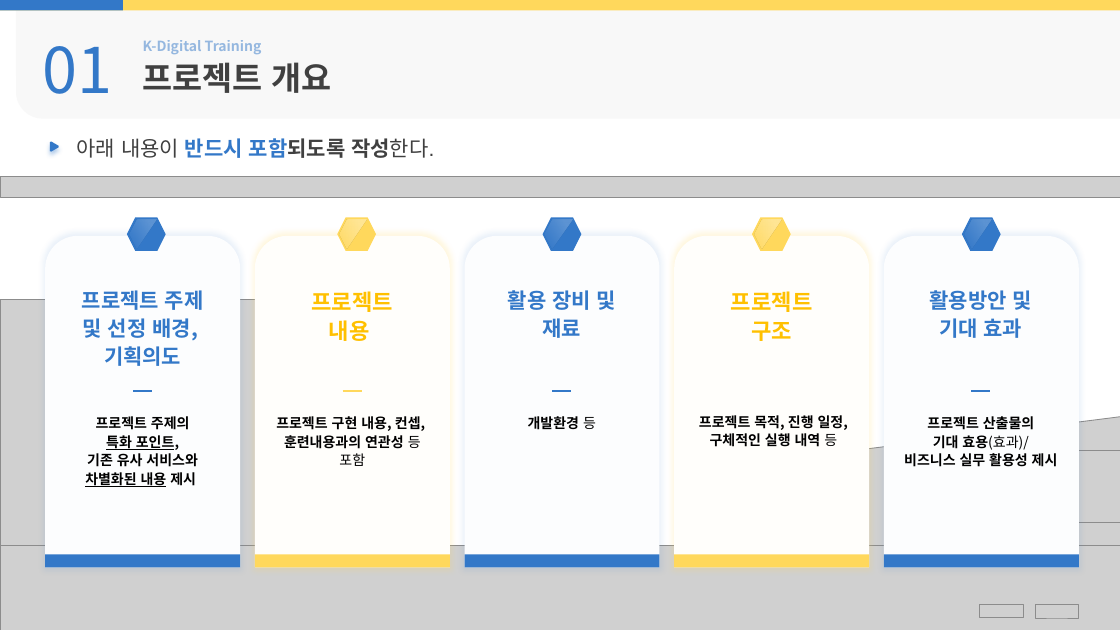
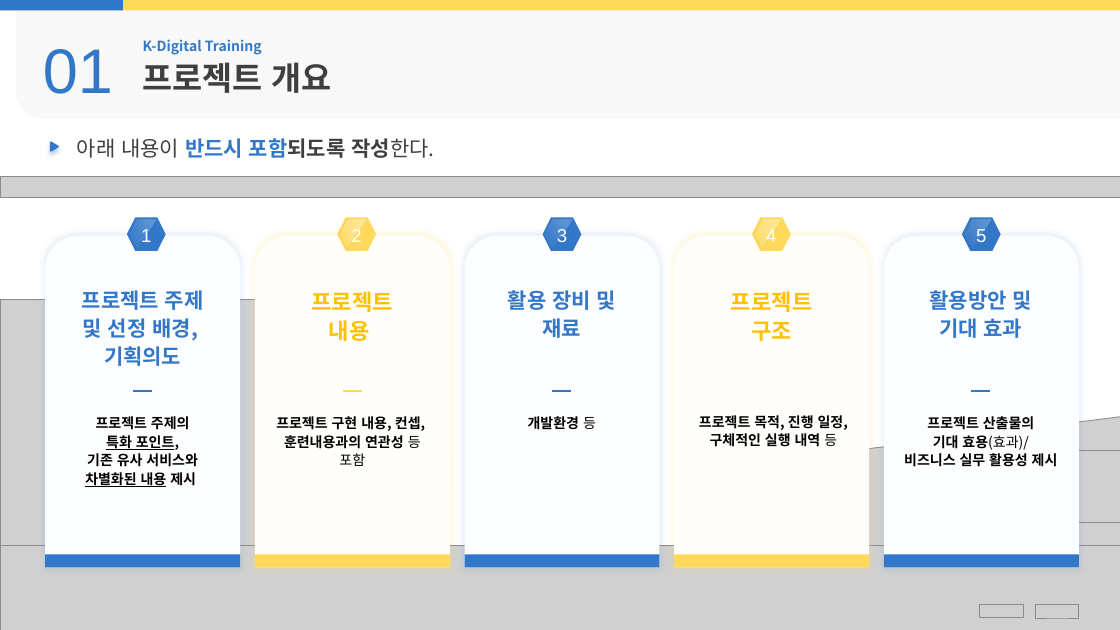
Before and after one commit to Jayk1220/1stTeamProject, a slide deck: slide 5 of etc/노동부별첨2-2] 팀별 프로젝트 결과보고서.pptx. Drawn at 1120x630 pixels with LibreOffice and Linux fonts; fonts in the diff are those of the drawing; grey boxes stand for pictures; background and template pictures are left out. Boxes give left, top, right and bottom in pixels: in the first picture for what was removed or moved away, otherwise in the second. Text is boxed around its words. In the diff, an @@ line names an element or a change of style, - is before the commit and + after.

```diff
--- a/etc/노동부별첨2-2] 팀별 프로젝트 결과보고서.pptx
+++ b/etc/노동부별첨2-2] 팀별 프로젝트 결과보고서.pptx
@@ round rect at bbox=[16, 7, 1120, 119]: mirrored; rotation 0 to 180 degrees @@
@@ text "K-Digital Training" at bbox=[143, 39, 262, 55]: text colour #3378C8 at 50% opacity to #3378C8 @@
@@ text "프로젝트 개요" at bbox=[143, 62, 332, 93]: text colour #404040 to #3F3F3F @@
@@ proportions changed in 10 elements at bbox=[675, 236, 870, 568], bbox=[753, 218, 791, 250], bbox=[45, 236, 240, 568], bbox=[128, 218, 166, 250], bbox=[255, 236, 450, 568], bbox=[338, 218, 376, 250], bbox=[465, 236, 660, 568], bbox=[544, 218, 581, 250], bbox=[884, 236, 1079, 568], bbox=[963, 218, 1001, 250] @@
@@ font Noto Sans CJK KR to Arial in 6 elements at bbox=[43, 49, 113, 94], bbox=[766, 229, 776, 242], bbox=[141, 229, 151, 242], bbox=[351, 229, 361, 242], bbox=[557, 229, 567, 242], bbox=[976, 229, 986, 242] @@
```
Also in this commit, not shown: 13 other slides changed, 13 other files.
